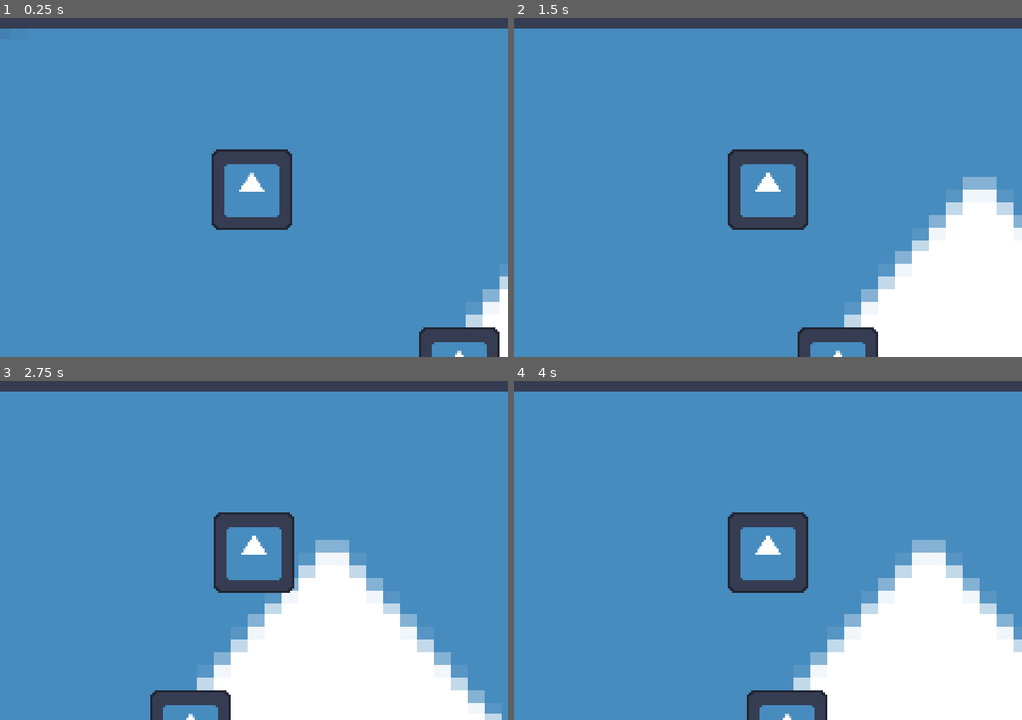
Above: before the commit, frames 1-4 (two rows, left to right).
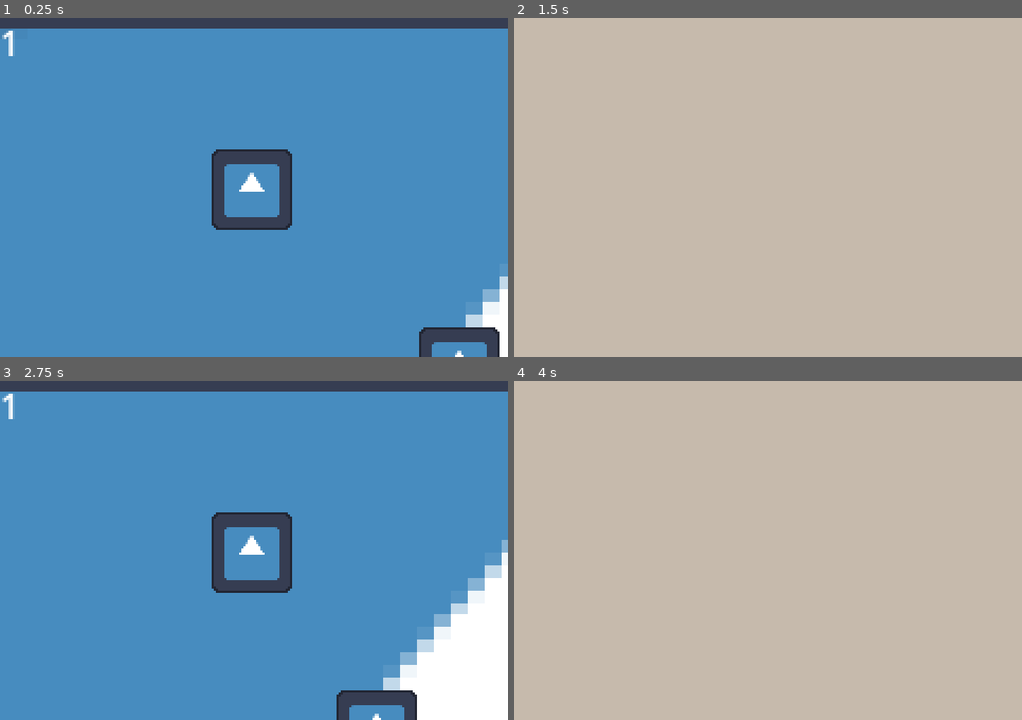
Above: after the commit, the same moments.

Repository: chickengamer555/7-days-of-rain-B1T-jam
Game: Godot game, scene res://test/test.tscn
Same seed, same stepped clock (60 frames per second), same inputs: the game is played once before the commit and once after it. The engine's default icon, where the game draws it, is replaced by a stand-in: a white triangle on a blue panel in a dark square.
Inputs (mouse positions are in pixels of both pictures, inside the frame that each line leads up to):
- Up to frame 1 (0.25 s): no input
- Up to frame 2 (1.5 s): tap Enter at 0.5 s; move the mouse to (879, 170) at 0.52 s; hold Right (right) 0.53-1.25 s; hold Q (Ledger) 0.53-1.25 s; click (879, 170) at 0.67 s; drag from (666, 204) to (768, 187) at 1.27 s
- Up to frame 3 (2.75 s): tap Space at 2 s; move the mouse to (304, 475) at 2.02 s; hold Right (right) from 2.03 s (still down); hold E (Interact) from 2.03 s (still down); tap Q (Ledger) at 2.3 s
- Up to frame 4 (4 s): release Right (right) at 2.75 s; release E (Interact) at 2.75 s; drag from (742, 618) to (615, 499) at 2.77 s; tap Enter at 3.5 s; move the mouse to (920, 601) at 3.52 s; hold A (left) from 3.53 s (still down); hold Q (Ledger) from 3.53 s (still down)

The runs differ from the first frame. In frame 1, less than 0.1% of the frame differs, in the area x 0-3%, y 3-12%; in frame 2, 100%, in the area x 0-100%, y 0-100%; in frame 3, 21%; in frame 4, 100%.

Commit message:
The ledger oh im ledging it

Diff:
--- a/HUD/HUD.tscn
+++ b/HUD/HUD.tscn
@@ -1,15 +1,49 @@
 [gd_scene format=3 uid="uid://bg7h7uxj0d0tp"]
 
+[ext_resource type="Script" uid="uid://bq33jn2muoia5" path="res://HUD/hud.gd" id="1_f31rt"]
+[ext_resource type="Texture2D" uid="uid://8ia57vbc23j3" path="res://icon.svg" id="2_b7ubu"]
+
+[sub_resource type="StyleBoxFlat" id="StyleBoxFlat_f31rt"]
+bg_color = Color(0.7764706, 0.7294118, 0.6745098, 1)
+
 [node name="Hud" type="CanvasLayer" unique_id=786916839]
+script = ExtResource("1_f31rt")
 
-[node name="ClockIcon" type="TextureRect" parent="." unique_id=1521390552]
-offset_right = 40.0
-offset_bottom = 40.0
+[node name="ClockFace" type="Node2D" parent="." unique_id=1716147070]
+
+[node name="Base" type="Sprite2D" parent="ClockFace" unique_id=1767762996]
+
+[node name="HourHand" type="Sprite2D" parent="ClockFace" unique_id=1799232454]
+
+[node name="MinuteHand" type="Sprite2D" parent="ClockFace" unique_id=888249326]
 
 [node name="DayLabel" type="Label" parent="." unique_id=1391676162]
 offset_right = 40.0
 offset_bottom = 23.0
 
 [node name="NewEntryIcon" type="TextureRect" parent="." unique_id=291051747]
+visible = false
 offset_right = 40.0
 offset_bottom = 40.0
+texture = ExtResource("2_b7ubu")
+expand_mode = 1
+
+[node name="NewEntryTimer" type="Timer" parent="." unique_id=345778449]
+
+[node name="LedgerScreen" type="Panel" parent="." unique_id=1072489921]
+visible = false
+anchors_preset = 15
+anchor_right = 1.0
+anchor_bottom = 1.0
+grow_horizontal = 2
+grow_vertical = 2
+theme_override_styles/panel = SubResource("StyleBoxFlat_f31rt")
+
+[node name="Scroll" type="ScrollContainer" parent="LedgerScreen" unique_id=1656677815]
+layout_mode = 0
+offset_right = 240.0
+offset_bottom = 160.0
+
+[node name="Lines" type="VBoxContainer" parent="LedgerScreen/Scroll" unique_id=1382388703]
+custom_minimum_size = Vector2(240, 160)
+layout_mode = 2
--- /dev/null
+++ b/HUD/hud.gd
@@ -0,0 +1,56 @@
+extends CanvasLayer
+
+const BOOK = preload("res://data/ledger_book.tres")
+
+# Called when the node enters the scene tree for the first time.
+func _ready() -> void:
+	Clock.phase_changed.connect(update_clock)  # Move hands each face
+	Ledger.entry_learned.connect(flash_new_entry) #Flash when smth learned
+	$NewEntryTimer.timeout.connect($NewEntryIcon.hide) # zHide icon timer ends
+	$ClockFace/HourHand.rotation = Clock.phase * TAU / 4 # Point at phase no spin
+	$DayLabel.text = str(Clock.day) # Shows day
+
+func update_clock(): # Tween animation for clock hands spinning
+	var target = Clock.phase * TAU / 4
+	if target < $ClockFace/Hourhand.rotation:
+		$ClockFace/Hourhand.rotation -= TAU
+	var tween = create_tween().set_parallel()
+	tween.tween_property($ClockFace/Hourhand, "rotation", target, 0.5)
+	tween.tween_property($ClockFace/MinuteHand, "rotation", TAU, 0.5).from(0.0)
+	$DayLabel.text = str(Clock.day)
+
+func flash_new_entry(id):
+	for entry in BOOK.entries:
+		if entry.id == id:
+			$NewEntryIcon.show()
+			$NewEntryTimer.start()
+			return
+
+
+func _unhandled_input(event): # Make sure the proper keys are pressed and handling all input actions
+	if event.is_action_pressed("Ledger") and not Dialouge.active:
+		if $LedgerScreen.visible:
+			close_ledger()
+		else:
+			open_ledger()
+	elif $LedgerScreen.visible and event.is_action_pressed("up"):
+		$LedgerScreen/Scroll.scroll_vertical -= 20
+	elif $LedgerScreen.visible and event.is_action_pressed("down"):
+		$LedgerScreen/Scroll.scroll_vertical += 20
+
+func open_ledger(): # Opens the ledgers checks which ones we know which ones we dont and adds the ones we do know to a list to displayit
+	Clock.running = false
+	for child in $LedgerScreen/Scroll/Lines.get_children():
+		child.queue_free()
+	for entry in BOOK.entries:
+		if Ledger.known.has(entry.id):
+			var learned = Ledger.known[entry.id]
+			var label = Label.new()
+			label.text = " Day " + str(learned["day"]) + ", phase " + str(learned["phase"]) + ": " + entry.text
+			label.autowrap_mode = TextServer.AUTOWRAP_WORD
+			$LedgerScreen/Scroll/Lines.add_child(label)
+	$LedgerScreen.show()
+
+func close_ledger(): # Closes the ledger simply
+	$LedgerScreen.hide()
+	Clock.running = true
--- a/data/Dialouge/Tadashi/tadashi_confront.tres
+++ b/data/Dialouge/Tadashi/tadashi_confront.tres
@@ -19,18 +19,11 @@
 effect = SubResource("Resource_p1aeb")
 metadata/_custom_type_script = "uid://c3bdbn2jbepsa"
 
-[sub_resource type="Resource" id="Resource_aoiv7"]
-script = ExtResource("2_0s0xi")
-label = "Show him the book"
-next_id = "agrees"
-metadata/_custom_type_script = "uid://bocbuuj64elde"
-
 [sub_resource type="Resource" id="Resource_0s0xi"]
 script = ExtResource("1_t3cyd")
 id = "start"
 speaker = "Tadashi"
 text = "What do you want?"
-choices = Array[ExtResource("2_0s0xi")]([SubResource("Resource_aoiv7")])
 metadata/_custom_type_script = "uid://c3bdbn2jbepsa"
 
 [resource]
--- a/data/Dialouge/Tadashi/tadashi_idle.tres
+++ b/data/Dialouge/Tadashi/tadashi_idle.tres
@@ -2,24 +2,20 @@
 
 [ext_resource type="Script" uid="uid://c3bdbn2jbepsa" path="res://Dialouge/dialogue_node.gd" id="1_m1o6t"]
 [ext_resource type="Script" uid="uid://bocbuuj64elde" path="res://Dialouge/dialogue_choice.gd" id="2_0v8xq"]
+[ext_resource type="Script" uid="uid://bi35u3p34l30b" path="res://data/classes/EFFECT.gd" id="3_0v8xq"]
 [ext_resource type="Script" uid="uid://1m7x43xe4t0i" path="res://Dialouge/dialogue_tree.gd" id="3_p2i2b"]
 
-[sub_resource type="Resource" id="Resource_ydmob"]
-script = ExtResource("2_0v8xq")
-label = "Wow"
-metadata/_custom_type_script = "uid://bocbuuj64elde"
-
-[sub_resource type="Resource" id="Resource_4h8i5"]
-script = ExtResource("2_0v8xq")
-label = "Wow2"
-metadata/_custom_type_script = "uid://bocbuuj64elde"
+[sub_resource type="Resource" id="Resource_v2t6q"]
+script = ExtResource("3_0v8xq")
+add_ledger = Array[String](["wowie_zowie"])
+metadata/_custom_type_script = "uid://bi35u3p34l30b"
 
 [sub_resource type="Resource" id="Resource_x58ub"]
 script = ExtResource("1_m1o6t")
 id = "start"
 speaker = "tadashi"
 text = "Tadashi fall back line"
-choices = Array[ExtResource("2_0v8xq")]([SubResource("Resource_ydmob"), SubResource("Resource_4h8i5")])
+effect = SubResource("Resource_v2t6q")
 metadata/_custom_type_script = "uid://c3bdbn2jbepsa"
 
 [resource]
--- /dev/null
+++ b/data/ledger_book.tres
@@ -0,0 +1,15 @@
+[gd_resource type="Resource" script_class="LedgerBook" format=3 uid="uid://cchbst4riua2a"]
+
+[ext_resource type="Script" uid="uid://ib2f3n4nd276" path="res://data/classes/ledger_entry.gd" id="1_pw64t"]
+[ext_resource type="Script" uid="uid://xvhhp5ymwk2g" path="res://data/classes/ledger_book.gd" id="2_uryxi"]
+
+[sub_resource type="Resource" id="Resource_vvaop"]
+script = ExtResource("1_pw64t")
+id = "wowie_zowie"
+text = "Wowie Zowie! The ledger works!"
+metadata/_custom_type_script = "uid://ib2f3n4nd276"
+
+[resource]
+script = ExtResource("2_uryxi")
+entries = Array[ExtResource("1_pw64t")]([SubResource("Resource_vvaop")])
+metadata/_custom_type_script = "uid://xvhhp5ymwk2g"
--- a/test/test.tscn
+++ b/test/test.tscn
@@ -10,6 +10,7 @@
 [ext_resource type="PackedScene" uid="uid://bbryqrg1mapm6" path="res://Ineractbles/Interactable.tscn" id="9_v2t6q"]
 [ext_resource type="Script" uid="uid://dn6pv6t3qvn8d" path="res://data/classes/CONVERSATIOM_RULE.gd" id="10_vvaop"]
 [ext_resource type="Script" uid="uid://dnqtpl4ogoqlq" path="res://data/classes/INTERACTABLE_DATA.gd" id="11_ibfm0"]
+[ext_resource type="PackedScene" uid="uid://bg7h7uxj0d0tp" path="res://HUD/HUD.tscn" id="11_v2t6q"]
 
 [sub_resource type="Resource" id="Resource_h5ro5"]
 script = ExtResource("11_ibfm0")
@@ -70,3 +71,5 @@
 [node name="Interactable" parent="." unique_id=62630446 instance=ExtResource("9_v2t6q")]
 position = Vector2(-222, -249)
 data = SubResource("Resource_h5ro5")
+
+[node name="Hud" parent="." unique_id=786916839 instance=ExtResource("11_v2t6q")]
Not shown, added: HUD/hud.gd.uid
